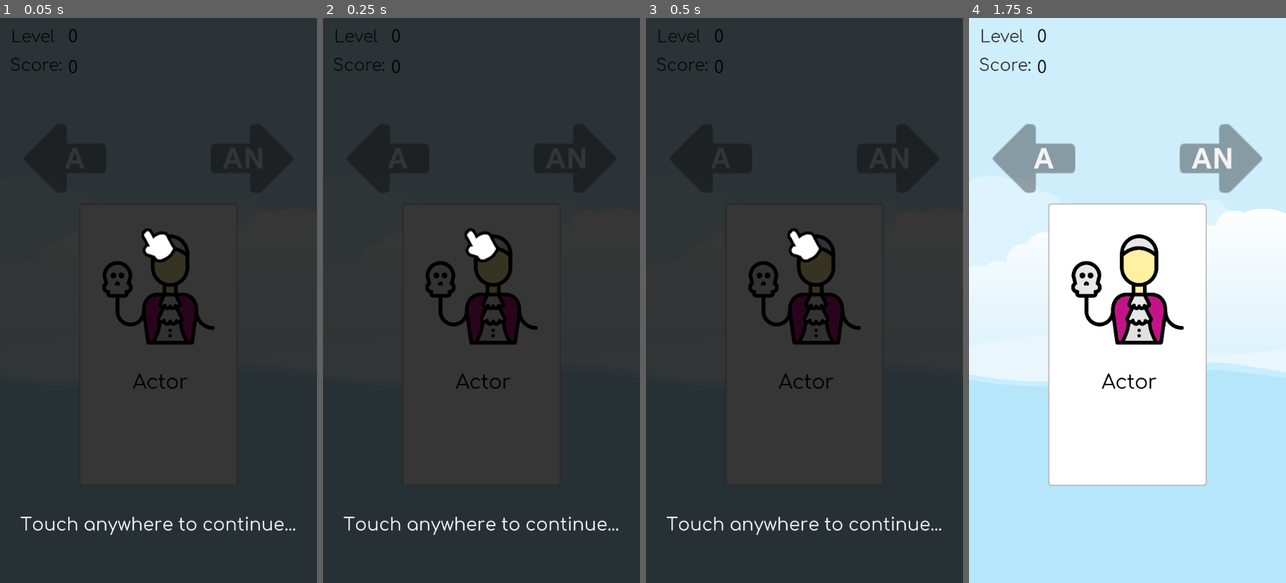
Above: before the commit, frames 1-4 (left to right).
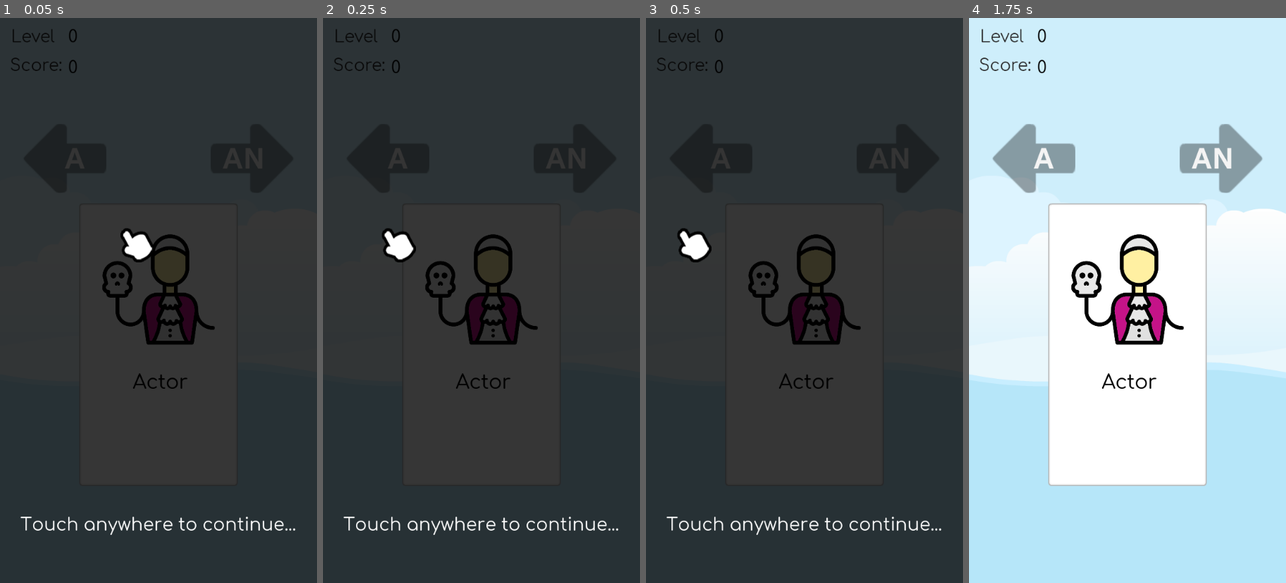
Above: after the commit, the same moments.

Repository: Zakcrust/Swipe-Card-Godot
Game: Godot game, scene res://SwipeCard/SwipeCardMain.tscn
Same seed, same stepped clock (60 frames per second), same inputs: the game is played once before the commit and once after it. Before the commit the project starts from res://SwipeCardMain.tscn. The engine's default icon, where the game draws it, is replaced by a stand-in: a white triangle on a blue panel in a dark square.
Inputs (mouse positions are in pixels of both pictures, inside the frame that each line leads up to):
- Up to frame 1 (0.05 s): no input
- Up to frame 2 (0.25 s): no input
- Up to frame 3 (0.5 s): no input
- Up to frame 4 (1.75 s): move the mouse to (1197, 272) at 0.52 s; click (1197, 272) at 0.67 s; move the mouse to (1064, 328) at 1.27 s; click (1064, 328) at 1.42 s

The runs differ from the first frame. In frame 1, 0.8% of the frame differs, in the area x 38-56%, y 37-44%; in frame 2, 0.9%; in frame 3, 0.9%, in the area x 9-56%, y 37-44%; in frame 4, nothing differs.

Commit message:
Tutorial fix

Diff:
--- a/Card.gd
+++ /dev/null
@@ -1,171 +0,0 @@
-extends KinematicBody2D
-
-var vel = Vector2()
-var target = Vector2()
-var direction = 3
-var fileReader
-#var cardList = ["actor","axe","bed","hat","gun",
-#				"key","mirror","paper","phone","scissor",
-#				"octopus","ocean","onion","spoon"]
-var cardList = {}
-var cardFlag = {}
-var currentNumber = 0
-var id = 1
-var img
-var answer
-export (float) var scale_x = 0.4
-export (float) var scale_y = 0.4
-onready var sprite = get_node("/root/SwipeCardMain/Card/Sprite")
-onready var cardName = get_node("/root/SwipeCardMain/Card/CardBackground/CardName")
-#onready var cardSpellName = get_node("/root/SwipeCardMain/Card/CardBackground/CardSpellName")
-
-signal correct_answer
-signal wake_input
-#set the first image of card for after loaded
-func _ready():
-	list_files_in_directory("res://img")
-	get_files_in_dir_after_import("res://img")
-	fileReader = File.new()
-	fileReader.open("res://img/img_data.txt", fileReader.READ)
-	var index = 1
-	var handler = 1
-	while not fileReader.eof_reached():
-		if handler>100:
-			break
-		var line = fileReader.get_line()
-		print(line)
-		cardList[str(index)] = line
-		cardFlag[str(index)] = false
-		#print(cardList[index])
-		index += 1
-		handler += 1
-	_setImg(_randomCard())
-
-#main process of the card. which is to check the card movement
-#based on screen swipe as input
-func _process(delta):
-	_move_card(direction)
-	position += vel
-	if direction != 3:
-		direction = 3
-		_reset_pos()
-
-#function to move the car based on the parameters
-func _move_card(direction):
-	if direction == 1:
-		target = Vector2(40,0)
-		vel = target
-		print("moved",target,vel)
-
-		#start the timer
-		$Timer.start()
-	elif direction == 0 :
-		target = Vector2(-40,0)
-		vel = target
-		print("moved",target,vel)
-		#start the timer
-		$Timer.start()
-
-
-func _set_direction(value):
-	direction = value
-
-func _reset_pos():
-	position = Vector2(288/2,336)
-
-#set the image, image name, and its spelling name. image is taken based on its path
-func _setImg(name):
-	var img_name = str("res://img/",name,".png")
-	img = load(img_name)
-	sprite.set_texture(img)
-	cardName.set_text(name.capitalize())
-	#cardSpellName.set_text(name.capitalize())
-	answer = name
-	#emit_signal("correct_answer")
-	var s = Vector2()
-	s.x = scale_x
-	s.y = scale_y
-	#resize the sprite to fit in the card
-	sprite.scale = s
-	print(img_name)
-
-#return the name of the card based on randomized number between -1 and 14
-func _randomCard():
-	while(cardFlag[str(id)] == true):
-		id = floor(rand_range(1, 99))
-	currentNumber = id
-	print(id)
-	return cardList[str(id)]
-	pass
-
-#function will be called after the time is passed
-func _on_Timer_timeout():
-	vel = Vector2()
-	emit_signal("wake_input")
-	_reset_pos()
-	_set_direction(3)
-	_setImg(_randomCard())
-
-func list_files_in_directory(path):
-    var files = []
-    var dir = Directory.new()
-    dir.open(path)
-    dir.list_dir_begin()
-    while true:
-        var file = dir.get_next()
-        if file == "":
-            break
-        elif not file.begins_with("."):
-            files.append(file)
-    dir.list_dir_end()
-    return files
-
-func get_files_in_dir_after_import(path):
-    var temp_array = list_files_in_directory(path)
-    var file_array = []
-    for file in temp_array:
-        if file.ends_with('.import'):  # Handles the final exported version of the game.
-            var file_name = file.replace('.import', '') # this will give something like "sprite_1.png"
-            file_array.append(file_name)
-        elif file.ends_with('.png'):  # Handles the testing in editor version of the game.
-            file_array.append(file)
-    return file_array
-
-func _on_SwipeDetector_check_answer(condition):
-	#get_node("/root/SwipeCardMain/CardSlide").stop()
-	print(condition)
-	cardFlag[str(id)] = true
-	var regex = RegEx.new()
-	var ans = answer.left(1)
-	if(condition==1):
-		if(ans == "a"):
-			emit_signal("correct_answer")
-		elif(ans == "i"):
-			emit_signal("correct_answer")
-		elif(ans == "u"):
-			emit_signal("correct_answer")
-		elif(ans == "e"):
-			emit_signal("correct_answer")
-		elif(ans == "o"):
-			emit_signal("correct_answer")
-		elif(answer.left(2) == "ho"):
-			emit_signal("correct_answer")
-		elif(answer.left(2) == "ye"):
-			emit_signal("correct_answer")
-	else:
-		regex.compile("^u+[a-z]i")
-		regex.search(answer)
-		if(ans == "a"):
-			pass
-		elif(ans == "i"):
-			pass
-		elif(ans == "u"):
-			pass
-		elif(ans == "e"):
-			pass
-		elif(ans == "o"):
-			pass
-		elif(regex.get_group_count()>0):
-			emit_signal("correct_answer")
-		else:
-			emit_signal("correct_answer")
--- /dev/null
+++ b/SwipeCard/Card.gd
@@ -0,0 +1,171 @@
+extends KinematicBody2D
+
+var vel = Vector2()
+var target = Vector2()
+var direction = 3
+var fileReader
+#var cardList = ["actor","axe","bed","hat","gun",
+#				"key","mirror","paper","phone","scissor",
+#				"octopus","ocean","onion","spoon"]
+var cardList = {}
+var cardFlag = {}
+var currentNumber = 0
+var id = 1
+var img
+var answer
+export (float) var scale_x = 0.4
+export (float) var scale_y = 0.4
+onready var sprite = get_node("/root/SwipeCardMain/Card/Sprite")
+onready var cardName = get_node("/root/SwipeCardMain/Card/CardBackground/CardName")
+#onready var cardSpellName = get_node("/root/SwipeCardMain/Card/CardBackground/CardSpellName")
+
+signal correct_answer
+signal wake_input
+#set the first image of card for after loaded
+func _ready():
+	list_files_in_directory("res://SwipeCard/img")
+	get_files_in_dir_after_import("res://SwipeCard/img")
+	fileReader = File.new()
+	fileReader.open("res://SwipeCard/img/img_data.txt", fileReader.READ)
+	var index = 1
+	var handler = 1
+	while not fileReader.eof_reached():
+		if handler>100:
+			break
+		var line = fileReader.get_line()
+		print(line)
+		cardList[str(index)] = line
+		cardFlag[str(index)] = false
+		#print(cardList[index])
+		index += 1
+		handler += 1
+	_setImg(_randomCard())
+
+#main process of the card. which is to check the card movement
+#based on screen swipe as input
+func _process(delta):
+	_move_card(direction)
+	position += vel
+	if direction != 3:
+		direction = 3
+		_reset_pos()
+
+#function to move the car based on the parameters
+func _move_card(direction):
+	if direction == 1:
+		target = Vector2(40,0)
+		vel = target
+		print("moved",target,vel)
+
+		#start the timer
+		$Timer.start()
+	elif direction == 0 :
+		target = Vector2(-40,0)
+		vel = target
+		print("moved",target,vel)
+		#start the timer
+		$Timer.start()
+
+
+func _set_direction(value):
+	direction = value
+
+func _reset_pos():
+	position = Vector2(288/2,336)
+
+#set the image, image name, and its spelling name. image is taken based on its path
+func _setImg(name):
+	var img_name = str("res://SwipeCard/img/",name,".png")
+	img = load(img_name)
+	sprite.set_texture(img)
+	cardName.set_text(name.capitalize())
+	#cardSpellName.set_text(name.capitalize())
+	answer = name
+	#emit_signal("correct_answer")
+	var s = Vector2()
+	s.x = scale_x
+	s.y = scale_y
+	#resize the sprite to fit in the card
+	sprite.scale = s
+	print(img_name)
+
+#return the name of the card based on randomized number between -1 and 14
+func _randomCard():
+	while(cardFlag[str(id)] == true):
+		id = floor(rand_range(1, 99))
+	currentNumber = id
+	print(id)
+	return cardList[str(id)]
+	pass
+
+#function will be called after the time is passed
+func _on_Timer_timeout():
+	vel = Vector2()
+	emit_signal("wake_input")
+	_reset_pos()
+	_set_direction(3)
+	_setImg(_randomCard())
+
+func list_files_in_directory(path):
+    var files = []
+    var dir = Directory.new()
+    dir.open(path)
+    dir.list_dir_begin()
+    while true:
+        var file = dir.get_next()
+        if file == "":
+            break
+        elif not file.begins_with("."):
+            files.append(file)
+    dir.list_dir_end()
+    return files
+
+func get_files_in_dir_after_import(path):
+    var temp_array = list_files_in_directory(path)
+    var file_array = []
+    for file in temp_array:
+        if file.ends_with('.import'):  # Handles the final exported version of the game.
+            var file_name = file.replace('.import', '') # this will give something like "sprite_1.png"
+            file_array.append(file_name)
+        elif file.ends_with('.png'):  # Handles the testing in editor version of the game.
+            file_array.append(file)
+    return file_array
+
+func _on_SwipeDetector_check_answer(condition):
+	#get_node("/root/SwipeCardMain/CardSlide").stop()
+	print(condition)
+	cardFlag[str(id)] = true
+	var regex = RegEx.new()
+	var ans = answer.left(1)
+	if(condition==1):
+		if(ans == "a"):
+			emit_signal("correct_answer")
+		elif(ans == "i"):
+			emit_signal("correct_answer")
+		elif(ans == "u"):
+			emit_signal("correct_answer")
+		elif(ans == "e"):
+			emit_signal("correct_answer")
+		elif(ans == "o"):
+			emit_signal("correct_answer")
+		elif(answer.left(2) == "ho"):
+			emit_signal("correct_answer")
+		elif(answer.left(2) == "ye"):
+			emit_signal("correct_answer")
+	else:
+		regex.compile("^u+[a-z]i")
+		regex.search(answer)
+		if(ans == "a"):
+			pass
+		elif(ans == "i"):
+			pass
+		elif(ans == "u"):
+			pass
+		elif(ans == "e"):
+			pass
+		elif(ans == "o"):
+			pass
+		elif(regex.get_group_count()>0):
+			emit_signal("correct_answer")
+		else:
+			emit_signal("correct_answer")
--- /dev/null
+++ b/SwipeCard/SwipeCardMain.tscn
@@ -0,0 +1,116 @@
+[gd_scene load_steps=15 format=2]
+
+[ext_resource path="res://SwipeCard/GameController.gd" type="Script" id=1]
+[ext_resource path="res://SwipeCard/SwipeDetector.gd" type="Script" id=2]
+[ext_resource path="res://SwipeCard/assets/bg2.png" type="Texture" id=3]
+[ext_resource path="res://SwipeCard/fonts/Comfortaa-Regular.ttf" type="DynamicFontData" id=4]
+[ext_resource path="res://SwipeCard/Card.gd" type="Script" id=5]
+[ext_resource path="res://icon.png" type="Texture" id=6]
+[ext_resource path="res://SwipeCard/assets/card.png" type="Texture" id=7]
+[ext_resource path="res://SwipeCard/assets/bgm1.ogg" type="AudioStream" id=8]
+[ext_resource path="res://SwipeCard/assets/cardSlide6.ogg" type="AudioStream" id=9]
+[ext_resource path="res://SwipeCard/Tutorial.tscn" type="PackedScene" id=10]
+
+[sub_resource type="DynamicFont" id=1]
+size = 30
+font_data = ExtResource( 4 )
+
+[sub_resource type="DynamicFont" id=2]
+size = 30
+font_data = ExtResource( 4 )
+
+[sub_resource type="RectangleShape2D" id=3]
+extents = Vector2( 146.727, 259.28 )
+
+[sub_resource type="DynamicFont" id=4]
+size = 36
+font_data = ExtResource( 4 )
+
+[node name="SwipeCardMain" type="Node"]
+script = ExtResource( 1 )
+
+[node name="SwipeDetector" type="Node" parent="."]
+script = ExtResource( 2 )
+
+[node name="Timer" type="Timer" parent="SwipeDetector"]
+one_shot = true
+
+[node name="Sprite" type="Sprite" parent="."]
+position = Vector2( 288, 512 )
+z_index = 1
+texture = ExtResource( 3 )
+__meta__ = {
+"_edit_lock_": true
+}
+
+[node name="ScoreLabel" type="Label" parent="Sprite"]
+anchor_right = 1.0
+margin_left = -164.461
+margin_top = -439.0
+margin_right = -723.461
+margin_bottom = -366.0
+custom_fonts/font = SubResource( 1 )
+custom_colors/font_color = Color( 0, 0, 0, 1 )
+text = "0
+"
+
+[node name="LevelLabel" type="Label" parent="Sprite"]
+margin_left = -164.0
+margin_top = -495.0
+margin_right = -132.0
+margin_bottom = -410.0
+custom_fonts/font = SubResource( 2 )
+custom_colors/font_color = Color( 0, 0, 0, 1 )
+text = "0
+"
+
+[node name="Card" type="KinematicBody2D" parent="."]
+position = Vector2( 144, 336 )
+z_index = 1
+script = ExtResource( 5 )
+__meta__ = {
+"_edit_lock_": true
+}
+
+[node name="CollisionShape2D" type="CollisionShape2D" parent="Card"]
+position = Vector2( 142.76, 259.12 )
+z_index = 1
+shape = SubResource( 3 )
+
+[node name="Sprite" type="Sprite" parent="Card"]
+position = Vector2( 144, 156 )
+z_index = 1
+texture = ExtResource( 6 )
+
+[node name="Timer" type="Timer" parent="Card"]
+wait_time = 0.6
+one_shot = true
+
+[node name="CardBackground" type="Sprite" parent="Card"]
+position = Vector2( 144, 256 )
+texture = ExtResource( 7 )
+
+[node name="CardName" type="Label" parent="Card/CardBackground"]
+margin_left = -134.0
+margin_top = 48.0
+margin_right = 140.0
+margin_bottom = 80.0
+custom_fonts/font = SubResource( 4 )
+custom_colors/font_color = Color( 0, 0, 0, 1 )
+text = "Name"
+align = 1
+
+[node name="Music" type="AudioStreamPlayer" parent="."]
+stream = ExtResource( 8 )
+autoplay = true
+
+[node name="CardSlide" type="AudioStreamPlayer" parent="."]
+stream = ExtResource( 9 )
+
+[node name="Node2D" parent="." instance=ExtResource( 10 )]
+z_index = 2
+
+[connection signal="check_answer" from="SwipeDetector" to="Card" method="_on_SwipeDetector_check_answer"]
+[connection signal="correct_answer" from="Card" to="." method="_on_Card_correct_answer"]
+[connection signal="wake_input" from="Card" to="SwipeDetector" method="_on_Card_wake_input"]
+[connection signal="timeout" from="Card/Timer" to="Card" method="_on_Timer_timeout"]
--- /dev/null
+++ b/SwipeCard/Tutorial.gd
@@ -0,0 +1,22 @@
+extends Node
+
+
+signal start_game
+# Called when the node enters the scene tree for the first time.
+func _ready():
+	$ColorRect/AnimationPlayer.play("PointerAnim")
+	#get_tree().paused = true
+	pass # Replace with function body.
+
+func _input(event):
+	if event is InputEventMouseButton:
+		$Timer.start()
+# Called every frame. 'delta' is the elapsed time since the previous frame.
+#func _process(delta):
+#	pass
+
+
+func _on_Timer_timeout():
+	queue_free()
+	get_tree().paused = false
+	pass # Replace with function body.
--- /dev/null
+++ b/SwipeCard/Tutorial.tscn
@@ -0,0 +1,58 @@
+[gd_scene load_steps=6 format=2]
+
+[ext_resource path="res://SwipeCard/Tutorial.gd" type="Script" id=1]
+[ext_resource path="res://SwipeCard/assets/pointer.png" type="Texture" id=2]
+[ext_resource path="res://SwipeCard/fonts/Comfortaa-Regular.ttf" type="DynamicFontData" id=3]
+
+[sub_resource type="Animation" id=1]
+resource_name = "PointerAnim"
+length = 3.0
+loop = true
+tracks/0/type = "value"
+tracks/0/path = NodePath("Sprite:position")
+tracks/0/interp = 1
+tracks/0/loop_wrap = true
+tracks/0/imported = false
+tracks/0/enabled = true
+tracks/0/keys = {
+"times": PoolRealArray( 0, 0.5, 1, 1.5, 2, 2.5, 3 ),
+"transitions": PoolRealArray( 0.5, 2, 0, 0.5, 2, 1, 1 ),
+"update": 0,
+"values": [ Vector2( 288, 412 ), Vector2( 88, 412 ), Vector2( 288, 412 ), Vector2( 288, 412 ), Vector2( 488, 412 ), Vector2( 288, 412 ), Vector2( 288, 412 ) ]
+}
+
+[sub_resource type="DynamicFont" id=2]
+size = 32
+font_data = ExtResource( 3 )
+
+[node name="Node2D" type="Node2D"]
+pause_mode = 2
+script = ExtResource( 1 )
+
+[node name="ColorRect" type="ColorRect" parent="."]
+pause_mode = 2
+margin_right = 576.0
+margin_bottom = 1024.0
+color = Color( 0, 0, 0, 0.784314 )
+
+[node name="Sprite" type="Sprite" parent="ColorRect"]
+pause_mode = 2
+position = Vector2( 427.254, 412 )
+texture = ExtResource( 2 )
+
+[node name="AnimationPlayer" type="AnimationPlayer" parent="ColorRect"]
+anims/PointerAnim = SubResource( 1 )
+
+[node name="Timer" type="Timer" parent="."]
+wait_time = 0.5
+one_shot = true
+
+[node name="Label" type="Label" parent="."]
+margin_top = 900.0
+margin_right = 576.0
+margin_bottom = 937.0
+custom_fonts/font = SubResource( 2 )
+text = "Touch anywhere to continue..."
+align = 1
+
+[connection signal="timeout" from="Timer" to="." method="_on_Timer_timeout"]
--- a/SwipeCardMain.tscn
+++ /dev/null
@@ -1,116 +0,0 @@
-[gd_scene load_steps=15 format=2]
-
-[ext_resource path="res://GameController.gd" type="Script" id=1]
-[ext_resource path="res://SwipeDetector.gd" type="Script" id=2]
-[ext_resource path="res://assets/bg2.png" type="Texture" id=3]
-[ext_resource path="res://fonts/Comfortaa-Regular.ttf" type="DynamicFontData" id=4]
-[ext_resource path="res://Card.gd" type="Script" id=5]
-[ext_resource path="res://icon.png" type="Texture" id=6]
-[ext_resource path="res://assets/card.png" type="Texture" id=7]
-[ext_resource path="res://assets/bgm1.ogg" type="AudioStream" id=8]
-[ext_resource path="res://assets/cardSlide6.ogg" type="AudioStream" id=9]
-[ext_resource path="res://Tutorial.tscn" type="PackedScene" id=10]
-
-[sub_resource type="DynamicFont" id=1]
-size = 30
-font_data = ExtResource( 4 )
-
-[sub_resource type="DynamicFont" id=2]
-size = 30
-font_data = ExtResource( 4 )
-
-[sub_resource type="RectangleShape2D" id=3]
-extents = Vector2( 146.727, 259.28 )
-
-[sub_resource type="DynamicFont" id=4]
-size = 36
-font_data = ExtResource( 4 )
-
-[node name="SwipeCardMain" type="Node"]
-script = ExtResource( 1 )
-
-[node name="SwipeDetector" type="Node" parent="."]
-script = ExtResource( 2 )
-
-[node name="Timer" type="Timer" parent="SwipeDetector"]
-one_shot = true
-
-[node name="Sprite" type="Sprite" parent="."]
-position = Vector2( 288, 512 )
-z_index = 1
-texture = ExtResource( 3 )
-__meta__ = {
-"_edit_lock_": true
-}
-
-[node name="ScoreLabel" type="Label" parent="Sprite"]
-anchor_right = 1.0
-margin_left = -164.461
-margin_top = -439.0
-margin_right = -723.461
-margin_bottom = -366.0
-custom_fonts/font = SubResource( 1 )
-custom_colors/font_color = Color( 0, 0, 0, 1 )
-text = "0
-"
-
-[node name="LevelLabel" type="Label" parent="Sprite"]
-margin_left = -164.0
-margin_top = -495.0
-margin_right = -132.0
-margin_bottom = -410.0
-custom_fonts/font = SubResource( 2 )
-custom_colors/font_color = Color( 0, 0, 0, 1 )
-text = "0
-"
-
-[node name="Card" type="KinematicBody2D" parent="."]
-position = Vector2( 144, 336 )
-z_index = 1
-script = ExtResource( 5 )
-__meta__ = {
-"_edit_lock_": true
-}
-
-[node name="CollisionShape2D" type="CollisionShape2D" parent="Card"]
-position = Vector2( 142.76, 259.12 )
-z_index = 1
-shape = SubResource( 3 )
-
-[node name="Sprite" type="Sprite" parent="Card"]
-position = Vector2( 144, 156 )
-z_index = 1
-texture = ExtResource( 6 )
-
-[node name="Timer" type="Timer" parent="Card"]
-wait_time = 0.6
-one_shot = true
-
-[node name="CardBackground" type="Sprite" parent="Card"]
-position = Vector2( 144, 256 )
-texture = ExtResource( 7 )
-
-[node name="CardName" type="Label" parent="Card/CardBackground"]
-margin_left = -134.0
-margin_top = 48.0
-margin_right = 140.0
-margin_bottom = 80.0
-custom_fonts/font = SubResource( 4 )
-custom_colors/font_color = Color( 0, 0, 0, 1 )
-text = "Name"
-align = 1
-
-[node name="Music" type="AudioStreamPlayer" parent="."]
-stream = ExtResource( 8 )
-autoplay = true
-
-[node name="CardSlide" type="AudioStreamPlayer" parent="."]
-stream = ExtResource( 9 )
-
-[node name="Node2D" parent="." instance=ExtResource( 10 )]
-z_index = 2
-
-[connection signal="check_answer" from="SwipeDetector" to="Card" method="_on_SwipeDetector_check_answer"]
-[connection signal="correct_answer" from="Card" to="." method="_on_Card_correct_answer"]
-[connection signal="wake_input" from="Card" to="SwipeDetector" method="_on_Card_wake_input"]
-[connection signal="timeout" from="Card/Timer" to="Card" method="_on_Timer_timeout"]
--- a/Tutorial.gd
+++ /dev/null
@@ -1,21 +0,0 @@
-extends Node
-
-
-signal start_game
-# Called when the node enters the scene tree for the first time.
-func _ready():
-	#get_tree().paused = true
-	pass # Replace with function body.
-
-func _input(event):
-	if event is InputEventMouseButton:
-		$Timer.start()
-# Called every frame. 'delta' is the elapsed time since the previous frame.
-#func _process(delta):
-#	pass
-
-
-func _on_Timer_timeout():
-	queue_free()
-	get_tree().paused = false
-	pass # Replace with function body.
--- a/Tutorial.tscn
+++ /dev/null
@@ -1,58 +0,0 @@
-[gd_scene load_steps=6 format=2]
-
-[ext_resource path="res://Tutorial.gd" type="Script" id=1]
-[ext_resource path="res://assets/pointer.png" type="Texture" id=2]
-[ext_resource path="res://fonts/Comfortaa-Regular.ttf" type="DynamicFontData" id=3]
-
-[sub_resource type="Animation" id=1]
-resource_name = "PointerAnim"
-length = 3.0
-loop = true
-tracks/0/type = "value"
-tracks/0/path = NodePath("Sprite:position")
-tracks/0/interp = 1
-tracks/0/loop_wrap = true
-tracks/0/imported = false
-tracks/0/enabled = true
-tracks/0/keys = {
-"times": PoolRealArray( 0, 0.5, 1, 1.5, 2, 2.5, 3 ),
-"transitions": PoolRealArray( 0.5, 2, 0, 0.5, 2, 1, 1 ),
-"update": 0,
-"values": [ Vector2( 288, 412 ), Vector2( 88, 412 ), Vector2( 288, 412 ), Vector2( 288, 412 ), Vector2( 488, 412 ), Vector2( 288, 412 ), Vector2( 288, 412 ) ]
-}
-
-[sub_resource type="DynamicFont" id=2]
-size = 32
-font_data = ExtResource( 3 )
-
-[node name="Node2D" type="Node2D"]
-pause_mode = 2
-script = ExtResource( 1 )
-
-[node name="ColorRect" type="ColorRect" parent="."]
-pause_mode = 2
-margin_right = 576.0
-margin_bottom = 1024.0
-color = Color( 0, 0, 0, 0.784314 )
-
-[node name="Sprite" type="Sprite" parent="ColorRect"]
-pause_mode = 2
-position = Vector2( 288, 412 )
-texture = ExtResource( 2 )
-
-[node name="AnimationPlayer" type="AnimationPlayer" parent="ColorRect"]
-anims/PointerAnim = SubResource( 1 )
-
-[node name="Timer" type="Timer" parent="."]
-wait_time = 0.5
-one_shot = true
-
-[node name="Label" type="Label" parent="."]
-margin_top = 900.0
-margin_right = 576.0
-margin_bottom = 937.0
-custom_fonts/font = SubResource( 2 )
-text = "Touch anywhere to continue..."
-align = 1
-
-[connection signal="timeout" from="Timer" to="." method="_on_Timer_timeout"]
--- a/project.godot
+++ b/project.godot
@@ -16,7 +16,7 @@
 [application]
 
 config/name="SwipeCard_2"
-run/main_scene="res://SwipeCardMain.tscn"
+run/main_scene="res://SwipeCard/SwipeCardMain.tscn"
 config/icon="res://icon.png"
 
 [display]
Renamed: GameController.gd -> SwipeCard/GameController.gd
Renamed: SwipeDetector.gd -> SwipeCard/SwipeDetector.gd
Renamed: assets/arrowL-dark.png -> SwipeCard/assets/arrowL-dark.png
Not shown, added: SwipeCard/assets/arrowL-dark.png.import
Renamed: assets/arrowL-light.png -> SwipeCard/assets/arrowL-light.png
Not shown, added: SwipeCard/assets/arrowL-light.png.import
Renamed: assets/arrowL.png -> SwipeCard/assets/arrowL.png
Not shown, added: SwipeCard/assets/arrowL.png.import
Renamed: assets/arrowR-dark.png -> SwipeCard/assets/arrowR-dark.png
Not shown, added: SwipeCard/assets/arrowR-dark.png.import
Renamed: assets/arrowR-light.png -> SwipeCard/assets/arrowR-light.png
Not shown, added: SwipeCard/assets/arrowR-light.png.import
(and 344 more such lines)
